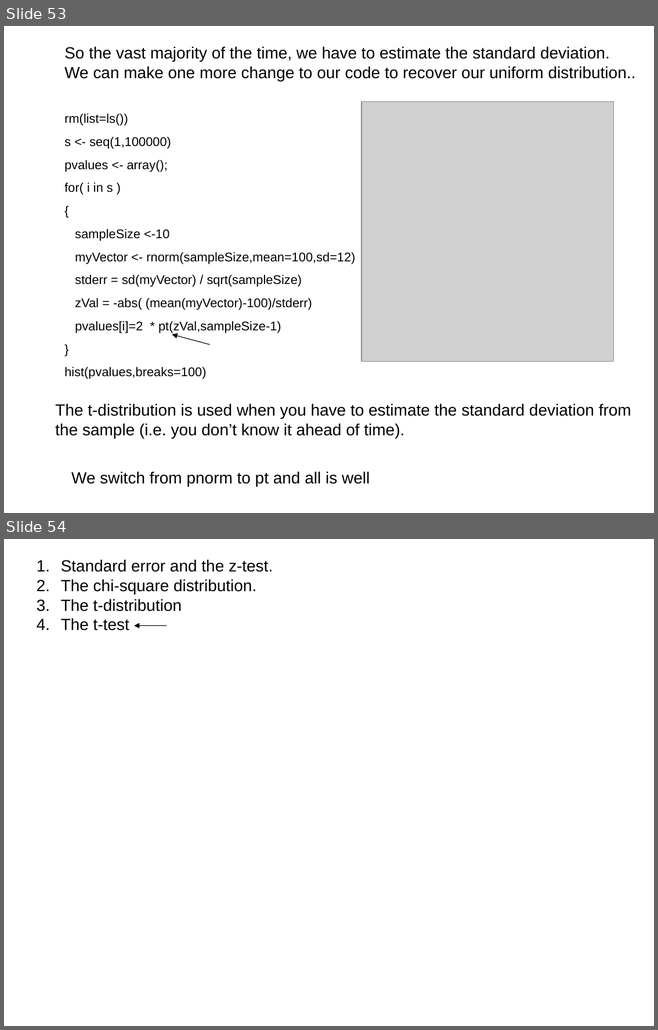
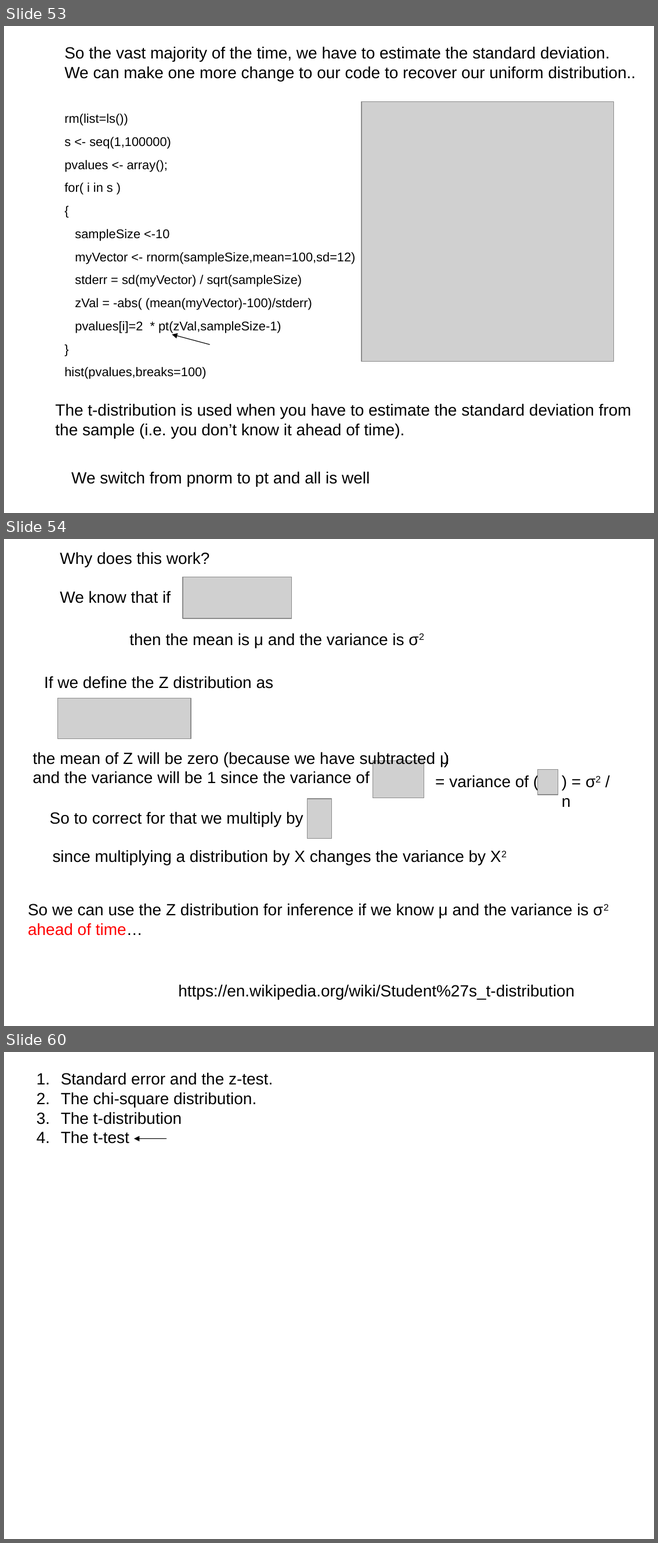
Before and after one commit to afodor/afodor.github.io, a slide deck: classes/stats2017/Lecture12.ppt. Shown one above the other, each under a label of ours: slides 53 and 54 before the commit, slides 53, 54 and 60 after it; the slides between them are not shown. The pictures are 658x1030 and 658x1543 pixels, drawn with LibreOffice and Linux fonts; fonts in the diff are those of the drawing; grey boxes stand for pictures. Boxes give left, top, right and bottom in pixels: in the first picture for what was removed or moved away, otherwise in the second. Text is boxed around its words. In the diff, an @@ line names an element or a change of style, - is before the commit and + after.

Commit message:
more detailed demonstration of why the t-distribution works for estimating variance

```diff
--- a/classes/stats2017/Lecture12.ppt
+++ b/classes/stats2017/Lecture12.ppt
@@ slide 54 added at box(4, 539, 654, 1026), background #FFFFFF @@
@@ text added at box(60, 552, 210, 603), 18 pt, text #000000 @@
+Why does this work?
+We know that if
@@ picture added at box(183, 577, 292, 619) @@
@@ text added at box(129, 633, 404, 648), 18 pt, text #000000 @@
+then the mean is μ and the variance is σ2
@@ text added at box(44, 676, 274, 689), 18 pt, text #000000 @@
+If we define the Z distribution as
@@ picture added at box(57, 698, 190, 739) @@
@@ text added at box(437, 745, 455, 771), 18 pt, text #000000 @@
+)
@@ text added at box(33, 752, 449, 784), 18 pt, text #000000 @@
+the mean of Z will be zero (because we have subtracted μ
+and the variance will be 1 since the variance of
@@ picture added at box(307, 799, 332, 838) @@
@@ group added at box(372, 761, 571, 807): 2 pictures, 2 texts @@
+= variance of (
+) = σ2 / n
@@ text added at box(50, 812, 303, 827), 18 pt, text #000000 @@
+So to correct for that we multiply by
@@ text added at box(53, 850, 486, 865), 18 pt, text #000000 @@
+since multiplying a distribution by X changes the variance by X2
@@ text added at box(28, 903, 588, 936), 18 pt, text #000000 @@
+So we can use the Z distribution for inference if we know μ and the variance is σ2
+ahead of time…
@@ text added at box(178, 984, 574, 1000), 18 pt, text #000000 @@
+https://en.wikipedia.org/wiki/Student%27s_t-distribution
@@ what was slide 54 is now slide 60 @@
```
Also in this commit, not shown: 5 other slides added.
